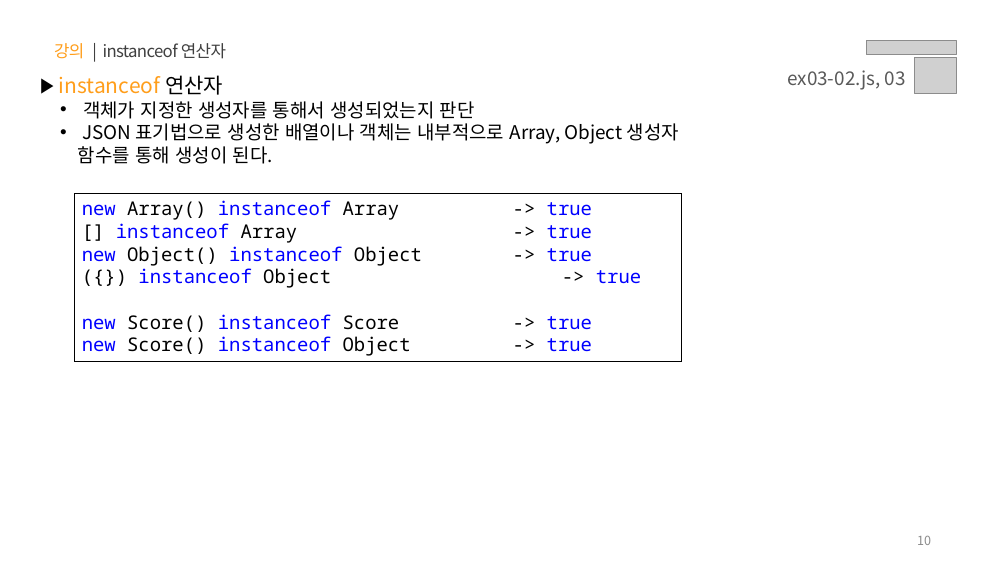
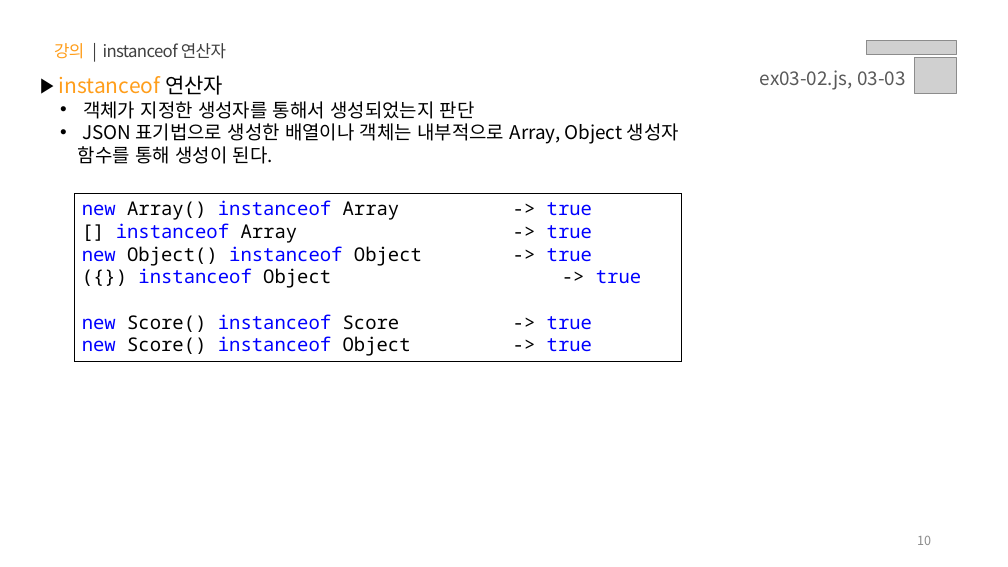
Before and after one commit to s-ja/lion_plus, a slide deck: slide 10 of PPT/03.자바스크립트 - 프로토타입, 상속과 클래스.pptx. Drawn at 1008x567 pixels with LibreOffice and Linux fonts; fonts in the diff are those of the drawing; grey boxes stand for pictures. Boxes give left, top, right and bottom in pixels: in the first picture for what was removed or moved away, otherwise in the second. Text is boxed around its words. In the diff, an @@ line names an element or a change of style, - is before the commit and + after.

```diff
--- a/PPT/03.자바스크립트 - 프로토타입, 상속과 클래스.pptx
+++ b/PPT/03.자바스크립트 - 프로토타입, 상속과 클래스.pptx
@@ text at (760,70,905,90): text changed @@
-ex03-02.js, 03
+ex03-02.js, 03-03
```
